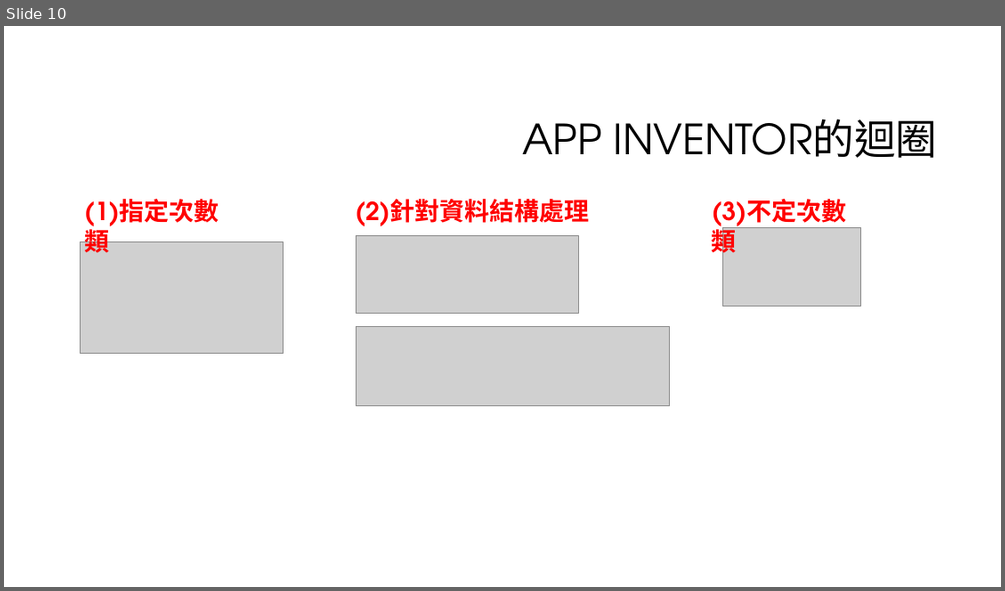
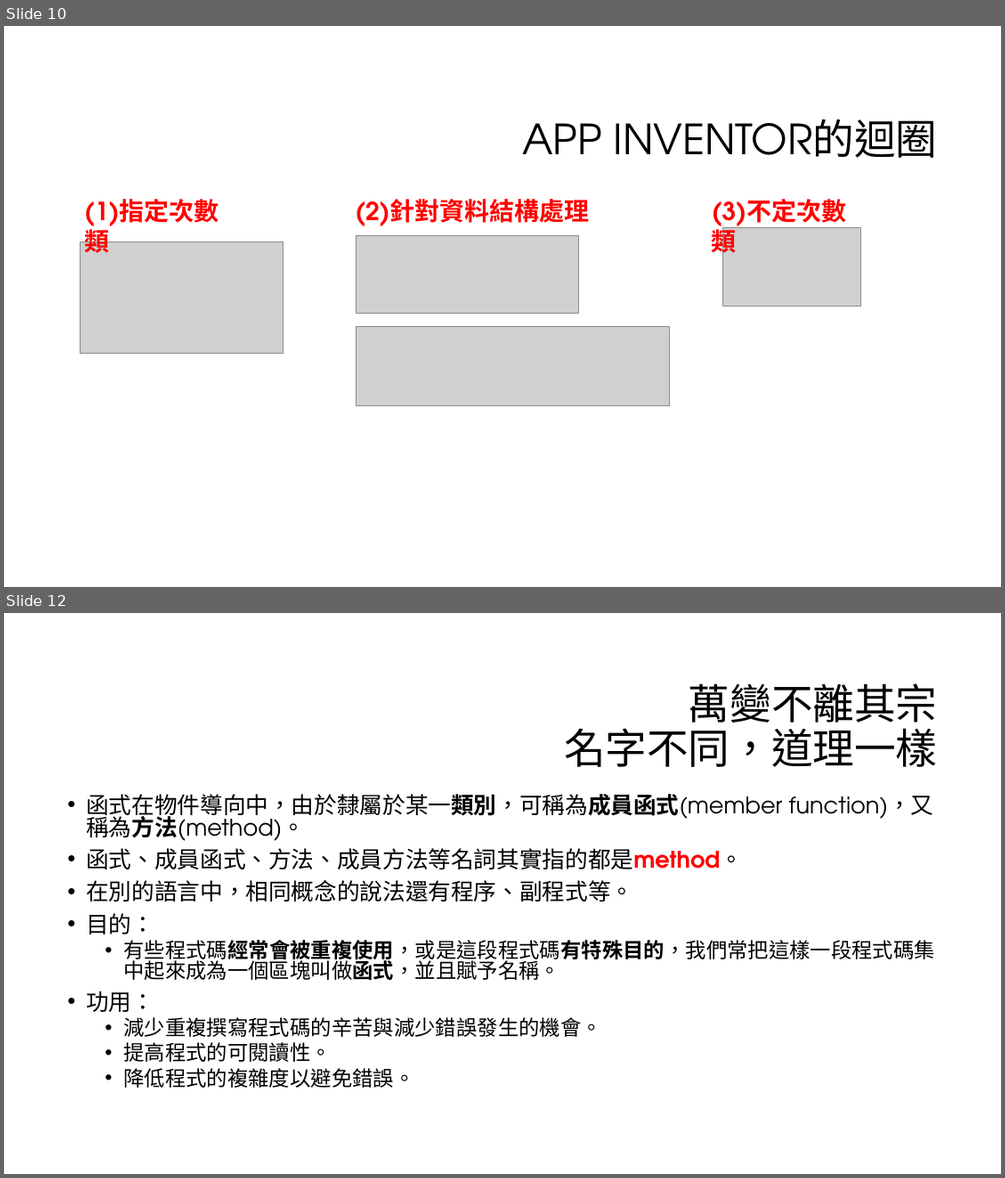
Before and after one commit to liulawsi/My_PPTs, a slide deck: CHING JIAN/AppInventor/04_程式設計基礎心法.pptx. Shown one above the other, each under a label of ours: slide 10 before the commit, slides 10 and 12 after it; the slides between them are not shown. The pictures are 1005x591 and 1005x1178 pixels, drawn with LibreOffice and Linux fonts; fonts in the diff are those of the drawing; grey boxes stand for pictures; background and template pictures are left out. Boxes give left, top, right and bottom in pixels: in the first picture for what was removed or moved away, otherwise in the second. Text is boxed around its words. In the diff, an @@ line names an element or a change of style, - is before the commit and + after.

```diff
--- a/CHING JIAN/AppInventor/04_程式設計基礎心法.pptx
+++ b/CHING JIAN/AppInventor/04_程式設計基礎心法.pptx
@@ slide 12 added at (4,613,1001,1174), background #FFFFFF @@
@@ title added at (564,683,938,767), 40 pt, text #000000 @@
+萬變不離其宗
+名字不同，道理一樣
@@ text added at (86,794,935,1087), 22 pt, text #000000 @@
+• 函式在物件導向中，由於隸屬於某一類別，可稱為成員函式(member function)，又稱為方法(method)。
+• 函式、成員函式、方法、成員方法等名詞其實指的都是method。
+• 在別的語言中，相同概念的說法還有程序、副程式等。
+• 目的：
+  • 有些程式碼經常會被重複使用，或是這段程式碼有特殊目的，我們常把這樣一段程式碼集中起來成為一個區塊叫做函式，並且賦予名稱。
+• 功用：
+  • 減少重複撰寫程式碼的辛苦與減少錯誤發生的機會。
+  • 提高程式的可閱讀性。
+  • 降低程式的複雜度以避免錯誤。
```
Also in this commit, not shown: 1 slide changed, 5 other slides added, 6 other files.
